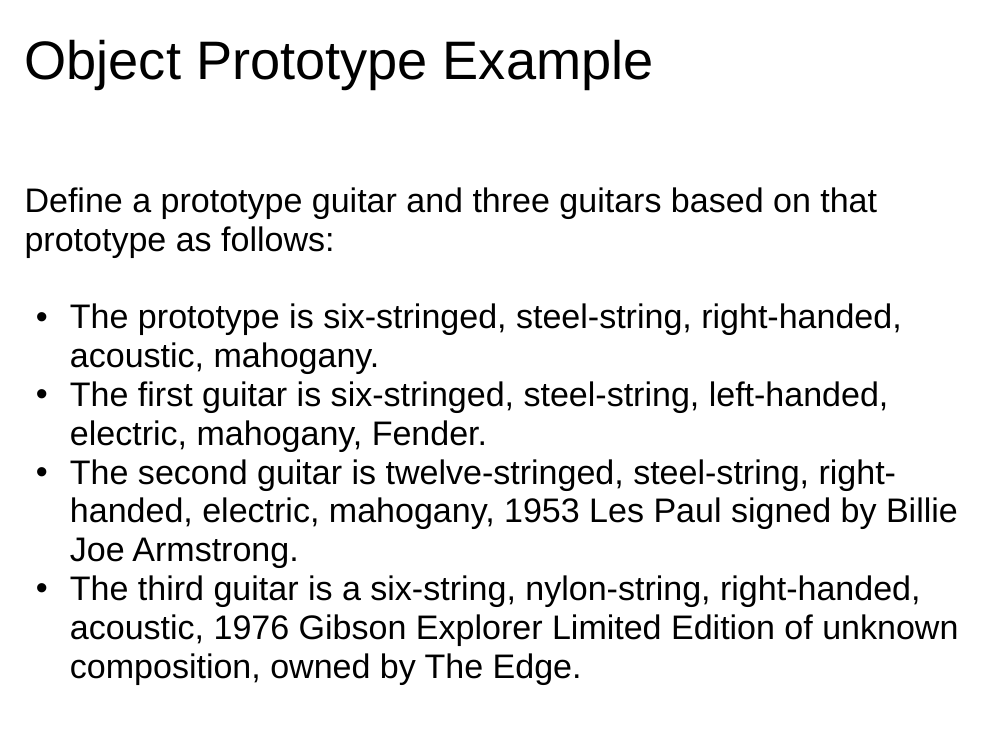
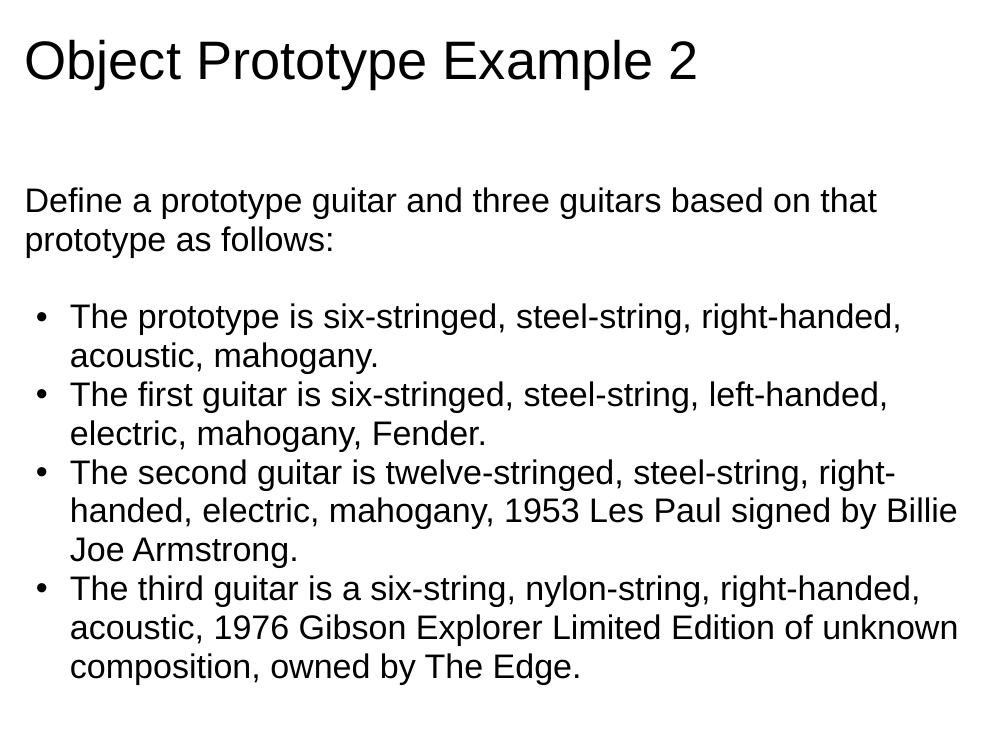
Before and after one commit to dondi/javascript-book, a slide deck: slide 26 of presentations/Chapter_3_Presentation.ppt (slide 25 before the commit). Drawn at 1008x756 pixels with LibreOffice and Linux fonts; fonts in the diff are those of the drawing; background and template pictures are left out. Boxes give left, top, right and bottom in pixels: in the first picture for what was removed or moved away, otherwise in the second. Text is boxed around its words. In the diff, an @@ line names an element or a change of style, - is before the commit and + after.

```diff
--- a/presentations/Chapter_3_Presentation.ppt
+++ b/presentations/Chapter_3_Presentation.ppt
@@ title at (25,39,699,89): text changed @@
-Object Prototype Example
+Object Prototype Example 2
```
Also in this commit, not shown: 3 other slides changed, 1 slide added.
